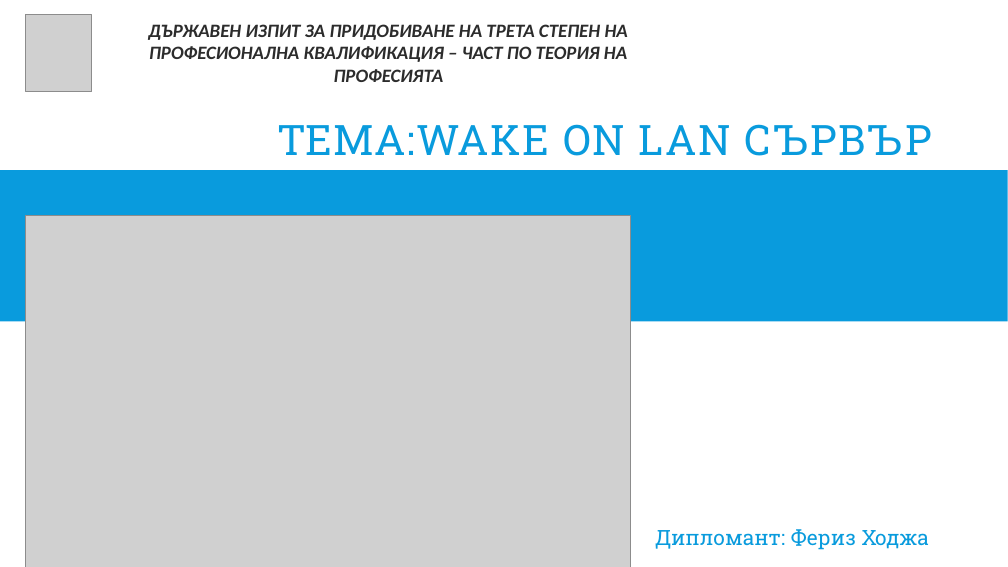
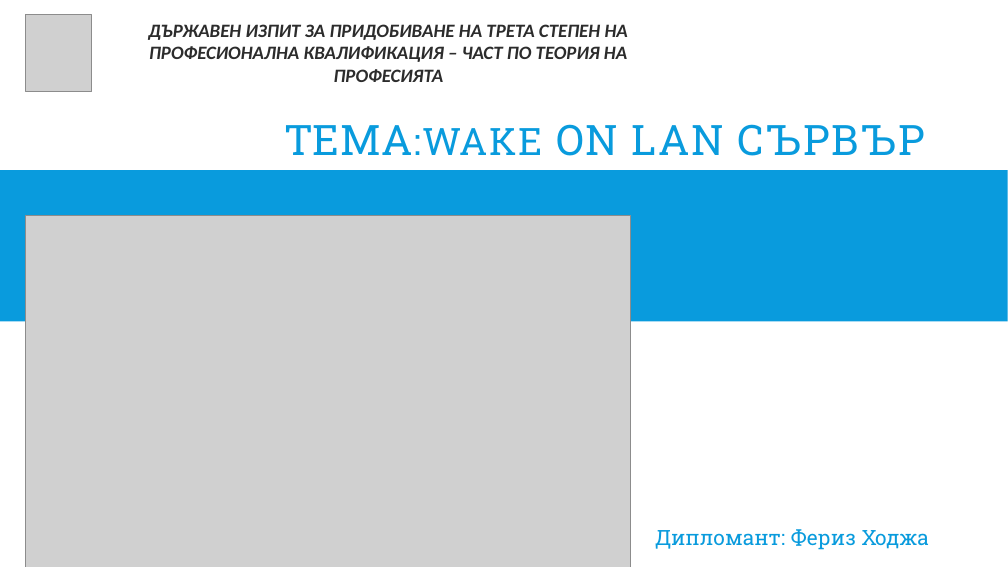
Before and after one commit to pgee-dzi2024/ThemeSP_2607, a slide deck: slide 1 of DR/защита.pptx. Drawn at 1008x567 pixels with LibreOffice and Linux fonts; fonts in the diff are those of the drawing; grey boxes stand for pictures. Boxes give left, top, right and bottom in pixels: in the first picture for what was removed or moved away, otherwise in the second. Text is boxed around its words. In the diff, an @@ line names an element or a change of style, - is before the commit and + after.

```diff
--- a/DR/защита.pptx
+++ b/DR/защита.pptx
@@ title "ТЕМА:WAKE ON LAN СЪРВЪР" at <box>284,124,925,156</box>: size 40 to 36 pt in "ТЕМА:WAKE" @@
```
Also in this commit, not shown: 7 other slides changed, 2 slides added, 2 slides removed.
